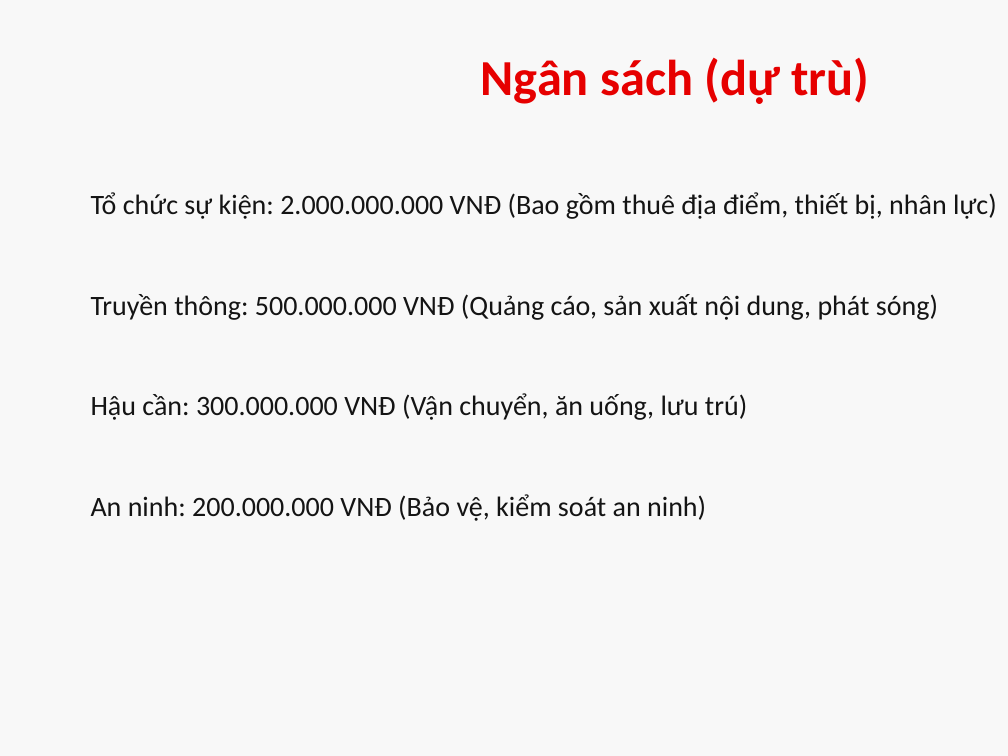
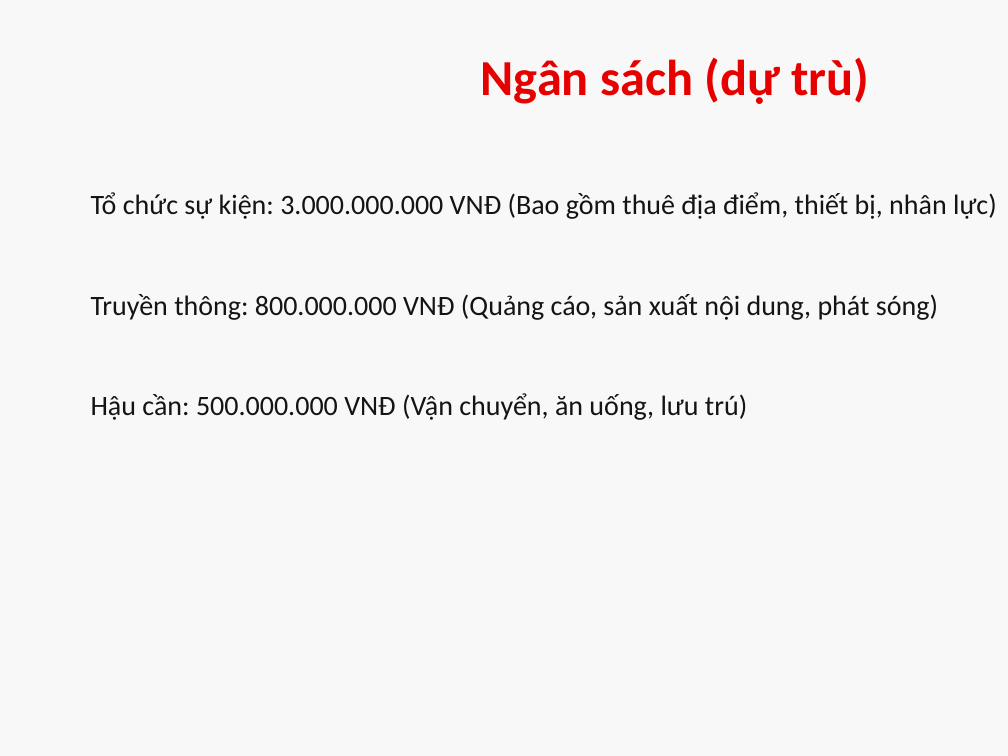
Before and after one commit to MedVietAI/practice, a slide deck: slide 10 of P6/event_plan/dist/plan_80nam_A90.pptx (slide 9 before the commit). Drawn at 1008x756 pixels with LibreOffice and Linux fonts; fonts in the diff are those of the drawing. Boxes give left, top, right and bottom in pixels: in the first picture for what was removed or moved away, otherwise in the second. Text is boxed around its words. In the diff, an @@ line names an element or a change of style, - is before the commit and + after.

```diff
--- a/P6/event_plan/dist/plan_80nam_A90.pptx
+++ b/P6/event_plan/dist/plan_80nam_A90.pptx
@@ text at box(91, 192, 997, 219): text changed @@
-Tổ chức sự kiện: 2.000.000.000 VNĐ (Bao gồm thuê địa điểm, thiết bị, nhân lực)
+Tổ chức sự kiện: 3.000.000.000 VNĐ (Bao gồm thuê địa điểm, thiết bị, nhân lực)
@@ text at box(91, 294, 938, 320): text changed @@
-Truyền thông: 500.000.000 VNĐ (Quảng cáo, sản xuất nội dung, phát sóng)
+Truyền thông: 800.000.000 VNĐ (Quảng cáo, sản xuất nội dung, phát sóng)
@@ text at box(91, 393, 747, 420): text changed @@
-Hậu cần: 300.000.000 VNĐ (Vận chuyển, ăn uống, lưu trú)
+Hậu cần: 500.000.000 VNĐ (Vận chuyển, ăn uống, lưu trú)
@@ text removed at box(91, 494, 706, 521) @@
-An ninh: 200.000.000 VNĐ (Bảo vệ, kiểm soát an ninh)
```
Also in this commit, not shown: 12 other slides changed, 5 slides added, 3 slides removed, 16 other files.
